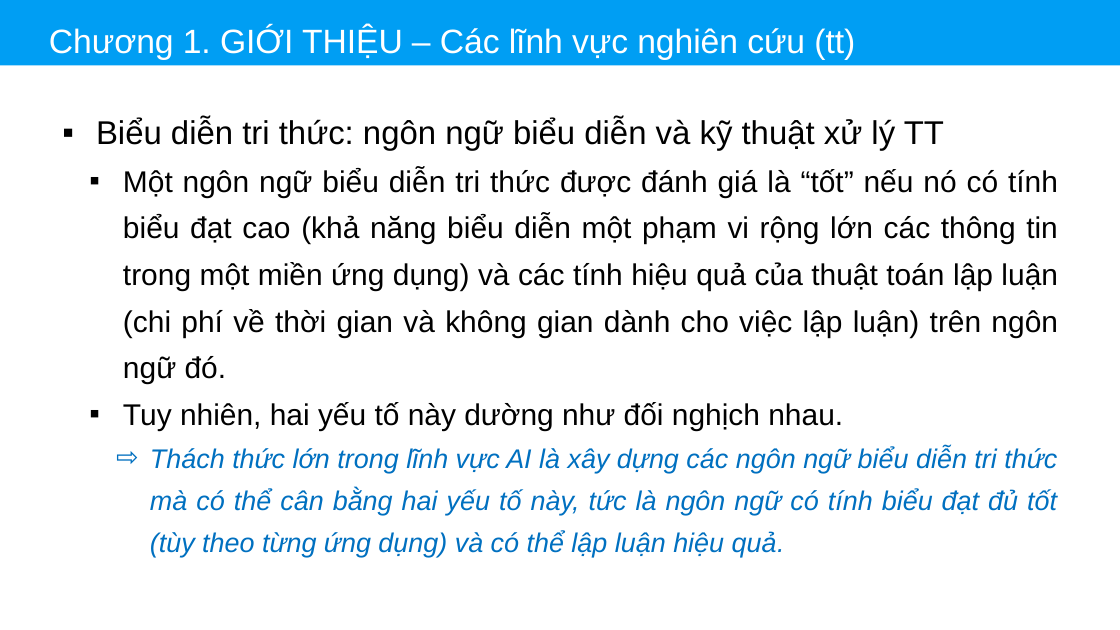
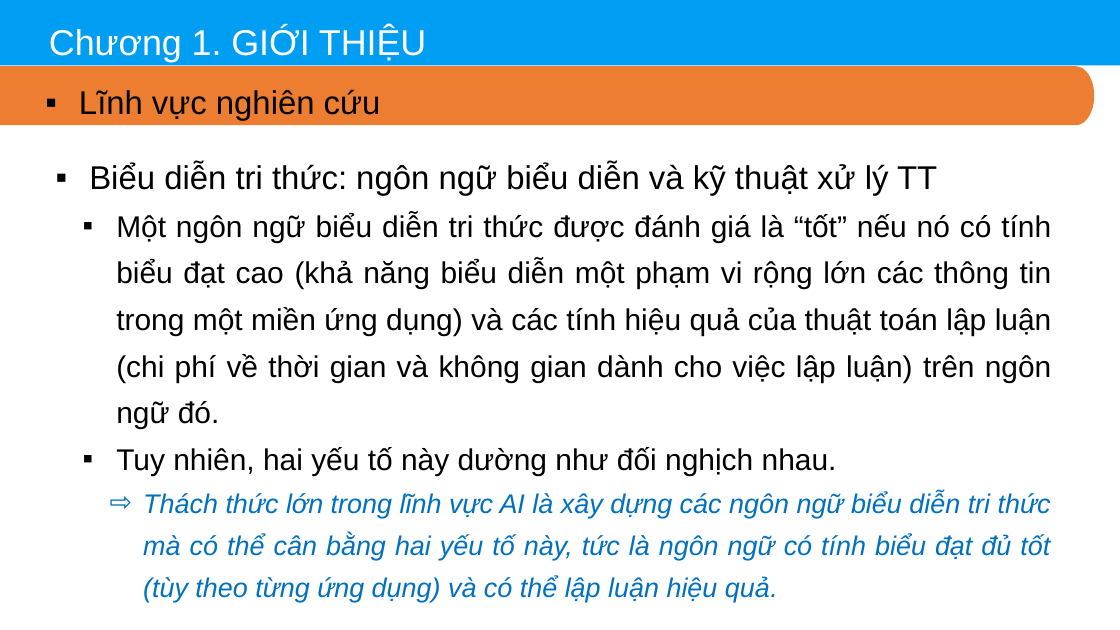
Before and after one commit to thinhdoanvu/AI, a slide deck: slide 13 of Slides/Chuong1_Gioithieu.pptx. Drawn at 1120x630 pixels with LibreOffice and Linux fonts; fonts in the diff are those of the drawing. Boxes give left, top, right and bottom in pixels: in the first picture for what was removed or moved away, otherwise in the second. Text is boxed around its words. In the diff, an @@ line names an element or a change of style, - is before the commit and + after.

```diff
--- a/Slides/Chuong1_Gioithieu.pptx
+++ b/Slides/Chuong1_Gioithieu.pptx
@@ text at (49, 27, 426, 62): text changed; size 45 to 48 pt @@
-Chương 1. GIỚI THIỆU – Các lĩnh vực nghiên cứu (tt)
+Chương 1. GIỚI THIỆU
@@ freeform shape added at (0, 66, 1094, 125), fill #ED7D31 @@
@@ text added at (79, 89, 381, 121), 44 pt, text #000000 @@
+▪ Lĩnh vực nghiên cứu
@@ text "Biểu diễn tri thức: ngôn ...": place and size @@
-text "Biểu diễn tri thức: ngôn ..." at (96, 118, 1058, 557)
+text "Biểu diễn tri thức: ngôn ..." at (89, 163, 1052, 602)
```
Also in this commit, not shown: 14 other slides changed, 4 other files.
